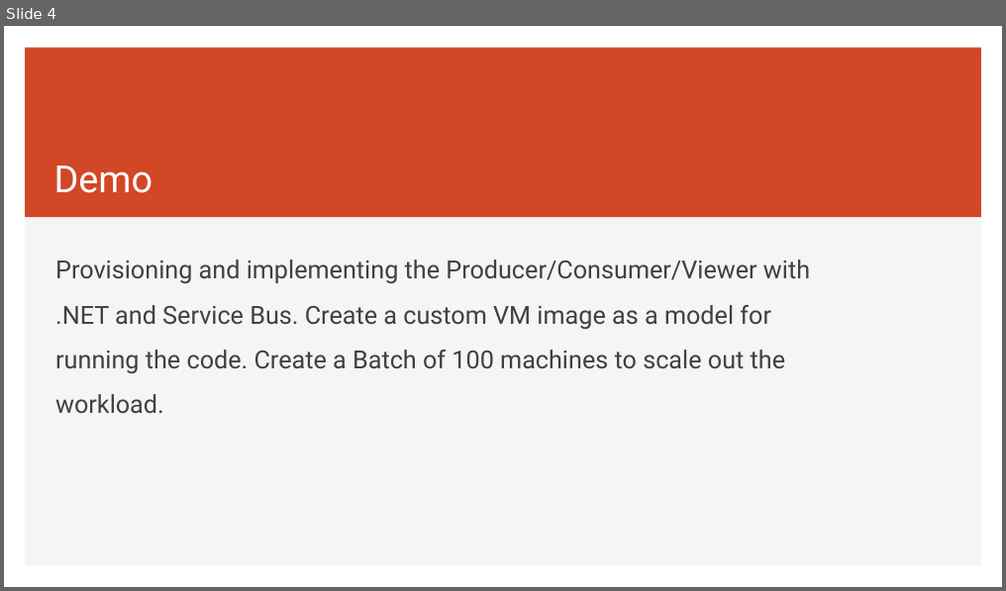
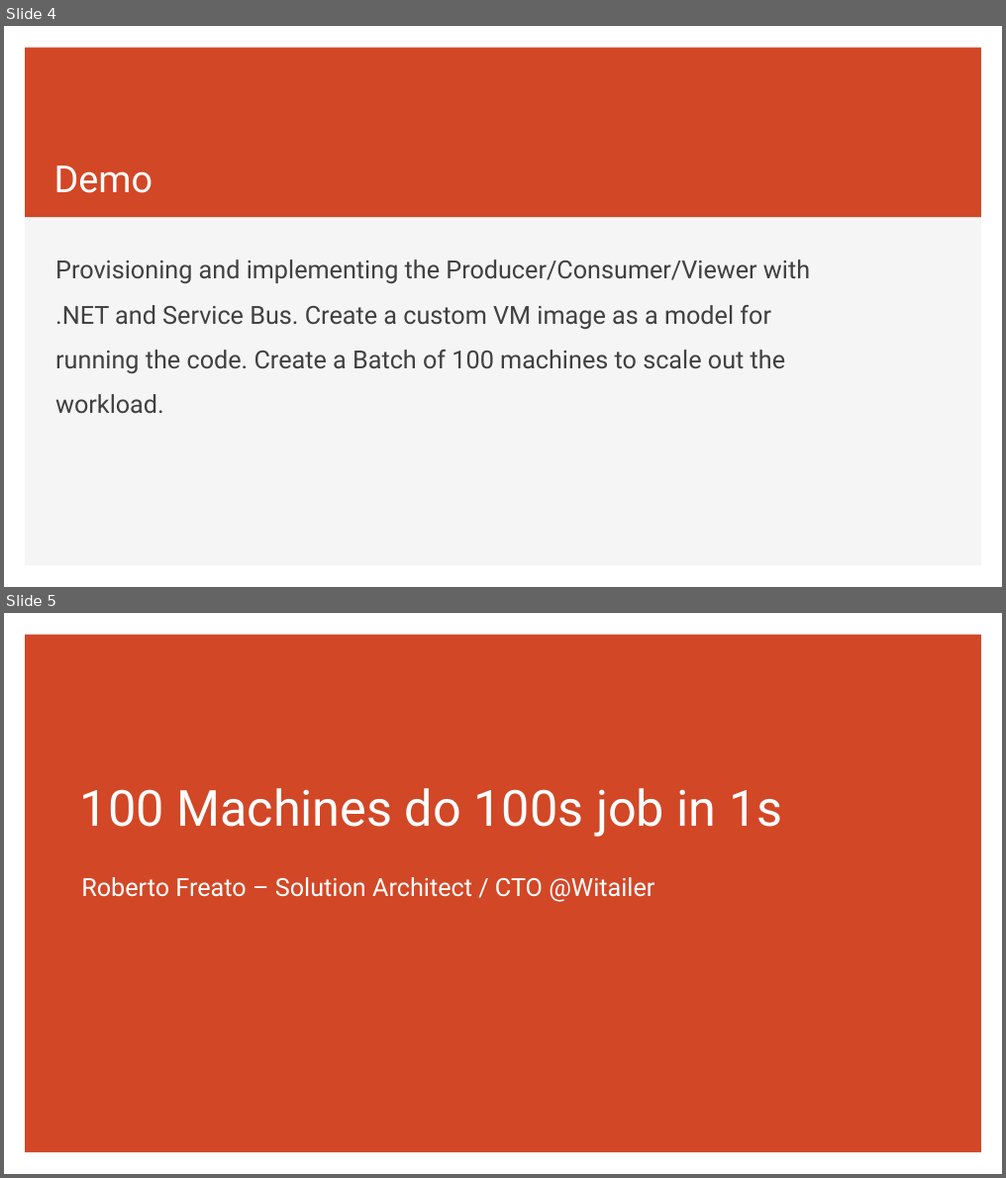
Before and after one commit to childotg/Events.2020, a slide deck: 200610 - DevTalks @Bucharest - Virtual/100 Machines do 100s job in 1s.pptx. Shown one above the other, each under a label of ours: slide 4 before the commit, slides 4 and 5 after it. The pictures are 1006x591 and 1006x1178 pixels, drawn with LibreOffice and Linux fonts; fonts in the diff are those of the drawing. Boxes give left, top, right and bottom in pixels: in the first picture for what was removed or moved away, otherwise in the second. Text is boxed around its words. In the diff, an @@ line names an element or a change of style, - is before the commit and + after.

Commit message:
DevTalks post talk fix

```diff
--- a/200610 - DevTalks @Bucharest - Virtual/100 Machines do 100s job in 1s.pptx
+++ b/200610 - DevTalks @Bucharest - Virtual/100 Machines do 100s job in 1s.pptx
@@ slide 5 added at [4, 613, 1002, 1174], background #FFFFFF @@
@@ rectangle added at [25, 635, 982, 1154], fill #D24726 @@
@@ title added at [80, 788, 782, 837], 48 pt, text #FFFFFF @@
+100 Machines do 100s job in 1s
@@ subtitle added at [81, 877, 654, 902], 24 pt, text #FFFFFF @@
+Roberto Freato – Solution Architect / CTO @Witailer
```
Also in this commit, not shown: 1 other file.
